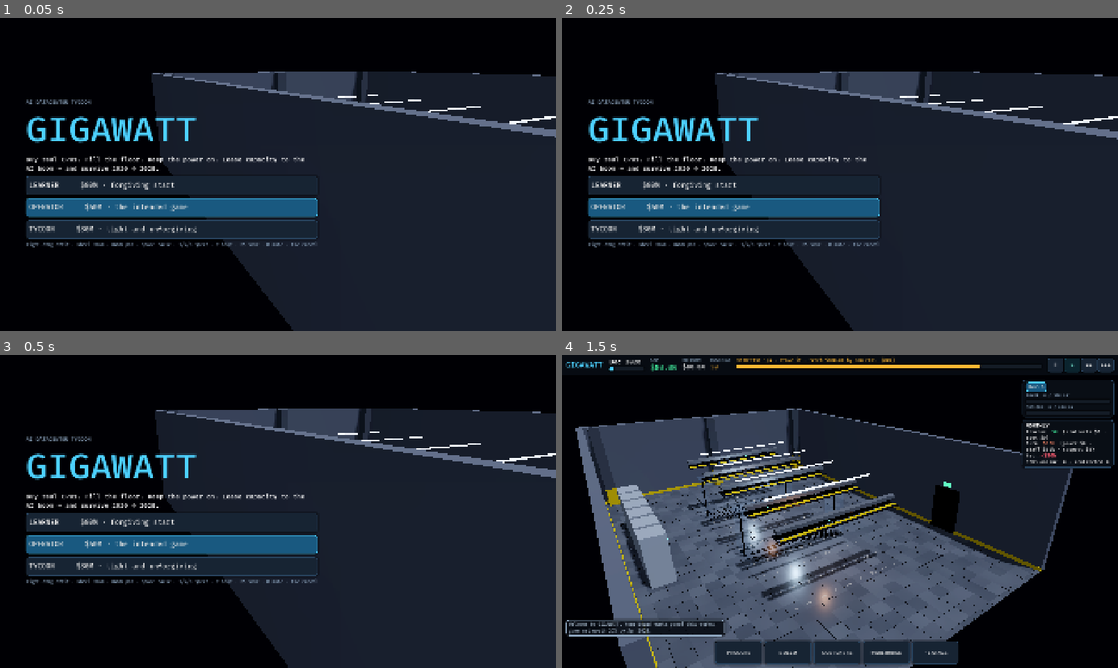
Above: before the commit, frames 1-4 (two rows, left to right).
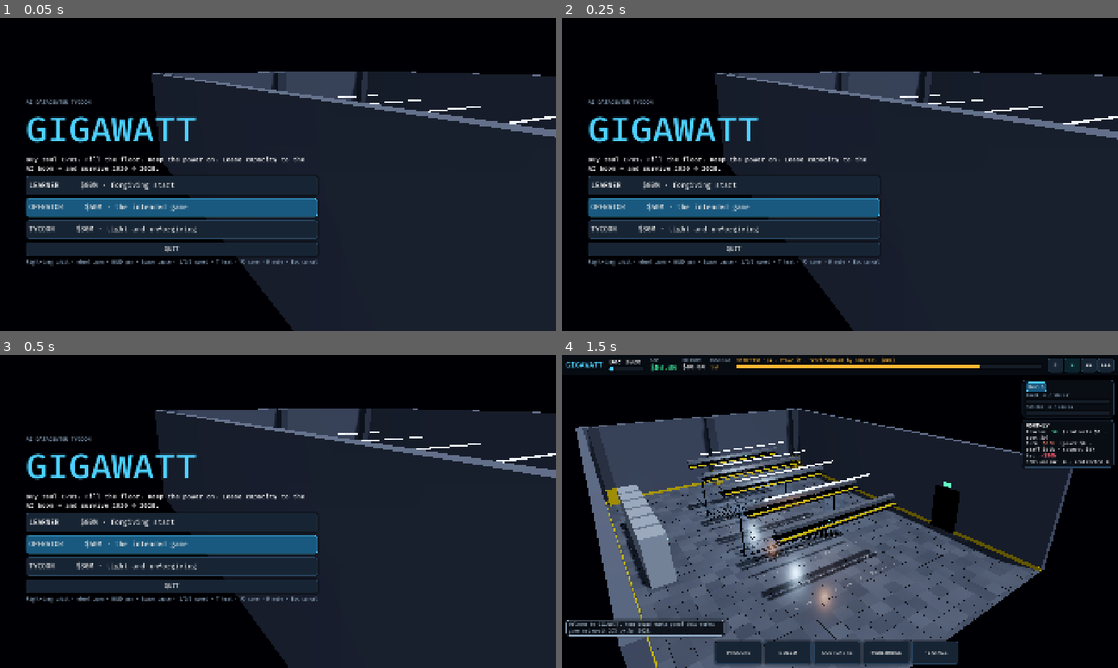
Above: after the commit, the same moments.

Repository: ixaxaar/gigawatt
Game: Godot game, scene res://main.tscn
The game is run twice, just before and just after one commit, with the same random seed, the same clock (stepped at 60 frames per second) and the same inputs.
Inputs (mouse positions are in pixels of both pictures, inside the frame that each line leads up to):
- Up to frame 1 (0.05 s): no input
- Up to frame 2 (0.25 s): no input
- Up to frame 3 (0.5 s): no input
- Up to frame 4 (1.5 s): click "LEARNER $80M · forgiving start" at 0.5 s; tap Enter at 1.25 s; move the mouse to (962, 495) at 1.27 s; hold D from 1.28 s (still down); hold E from 1.28 s (still down); click (962, 495) at 1.42 s

The runs differ from the first frame. In frame 1, 1.9% of the frame differs, in the area x 4-58%, y 71-80%; in frame 2, 1.9%; in frame 3, 1.9%; in frame 4, nothing differs.

Commit message:
Godot: pause menu with save/mute/quit, Esc and window-close handling
Co-Authored-By: Claude Sonnet 5.5 <noreply@anthropic.com>
Claude-Session: https://claude.ai/code/session_01LLtMda2V2RW37hdgtQmr2z

Diff:
--- a/godot/main.gd
+++ b/godot/main.gd
@@ -19,6 +19,8 @@
 	audio = GameAudio.new(); add_child(audio)
 	hud.cue.connect(audio.play)
 	hud.continue_requested.connect(_continue)
+	hud.menu_action.connect(_menu)
+	get_tree().set_auto_accept_quit(false)
 	hud.speed_changed.connect(func(v): speed = v)
 	hud.panel_toggled.connect(func(o): panel_open = o)
 	hud.place_requested.connect(_begin_place)
@@ -55,6 +57,21 @@
 	hud.set_chrome(true); hud.sim = sim; hud.hall_i = 0; hud.set_speed(1); hud.refresh(); started = true; clock = 0.0
 	for e in sim.s.log: hud.push_feed(e.level, e.text)
 
+func _menu(a: String) -> void:
+	match a:
+		"resume": hud.close_menu()
+		"save": sim.save_game(); hud.push_feed("info", "Saved."); hud.close_menu()
+		"mute": audio.muted = not audio.muted
+		"title": sim.save_game(); get_tree().reload_current_scene()
+		"quit":
+			if started: sim.save_game()
+			get_tree().quit()
+
+func _notification(what: int) -> void:
+	if what == NOTIFICATION_WM_CLOSE_REQUEST:
+		if started: sim.save_game()
+		get_tree().quit()
+
 func _continue() -> void:
 	var ns := Sim.new()
 	if not ns.load_game(): return
@@ -79,11 +96,15 @@
 	hud.refresh()
 
 func _unhandled_key_input(e: InputEvent) -> void:
-	if not (e is InputEventKey) or not e.pressed or e.echo or not started: return
+	if not (e is InputEventKey) or not e.pressed or e.echo: return
+	if e.keycode == KEY_ESCAPE and not started: get_tree().quit(); return
+	if not started: return
 	match e.keycode:
 		KEY_ESCAPE:
 			if placing != "": _end_place()
-			elif panel_open: hud.close_panel()
+			elif hud._menu_ui != null: hud.close_menu()
+			elif hud.open_panel != "": hud.close_panel()
+			else: hud.toggle_menu()
 		KEY_SPACE: hud.set_speed(0 if speed > 0 else 1)
 		KEY_1: hud.set_speed(1)
 		KEY_2: hud.set_speed(2)
--- a/godot/ui/hud.gd
+++ b/godot/ui/hud.gd
@@ -8,6 +8,7 @@
 signal new_game_requested(mode: String)
 signal panel_toggled(open: bool)
 signal continue_requested
+signal menu_action(a: String)
 signal cue(kind: String)
 
 const C_BG := Color(0.04, 0.06, 0.09, 0.92)
@@ -336,4 +337,20 @@
 	for m in [["LEARNER", "learner", "$80M · forgiving start"], ["OPERATOR", "operator", "$50M · the intended game"], ["TYCOON", "tycoon", "$30M · tight and unforgiving"]]:
 		var b := _btn("%s     %s" % [m[0], m[2]], func(): holder.queue_free(); new_game_requested.emit(m[1]), m[1] == "operator", 24); b.custom_minimum_size = Vector2(560, 64); b.alignment = HORIZONTAL_ALIGNMENT_LEFT; vb.add_child(b)
 	if Sim.has_save(): var cb := _btn("CONTINUE", func(): holder.queue_free(); continue_requested.emit(), true, 24); cb.custom_minimum_size = Vector2(560, 64); cb.alignment = HORIZONTAL_ALIGNMENT_LEFT; vb.add_child(cb)
+	var qb := _btn("QUIT", func(): menu_action.emit("quit"), false, 20); qb.custom_minimum_size = Vector2(560, 48); vb.add_child(qb)
 	vb.add_child(_label("Right-drag orbit · wheel zoom · WASD pan · Space pause · 1/2/3 speed · T heat · F5 save · M mute · Esc cancel", 15, C_DIM))
+
+# ---------- pause menu ----------
+var _menu_ui: Control
+func toggle_menu() -> void:
+	if _menu_ui != null: _menu_ui.queue_free(); _menu_ui = null; panel_toggled.emit(open_panel != ""); return
+	var holder := Control.new(); holder.set_anchors_preset(Control.PRESET_FULL_RECT); root.add_child(holder); _menu_ui = holder
+	var dim := ColorRect.new(); dim.color = Color(0, 0, 0, 0.6); dim.set_anchors_preset(Control.PRESET_FULL_RECT); holder.add_child(dim)
+	var vb := VBoxContainer.new(); vb.set_anchors_preset(Control.PRESET_CENTER); vb.offset_left = -220; vb.offset_right = 220; vb.offset_top = -190; vb.offset_bottom = 190; vb.add_theme_constant_override("separation", 12); holder.add_child(vb)
+	vb.add_child(_label("PAUSED", 44, C_CY))
+	for a in [["Resume", "resume"], ["Save game", "save"], ["Toggle sound", "mute"], ["Quit to title", "title"], ["Quit game", "quit"]]:
+		var b := _btn(a[0], func(): menu_action.emit(a[1]), a[1] == "resume", 22); b.custom_minimum_size = Vector2(0, 52); vb.add_child(b)
+	panel_toggled.emit(true)
+
+func close_menu() -> void:
+	if _menu_ui != null: _menu_ui.queue_free(); _menu_ui = null; panel_toggled.emit(open_panel != "")
